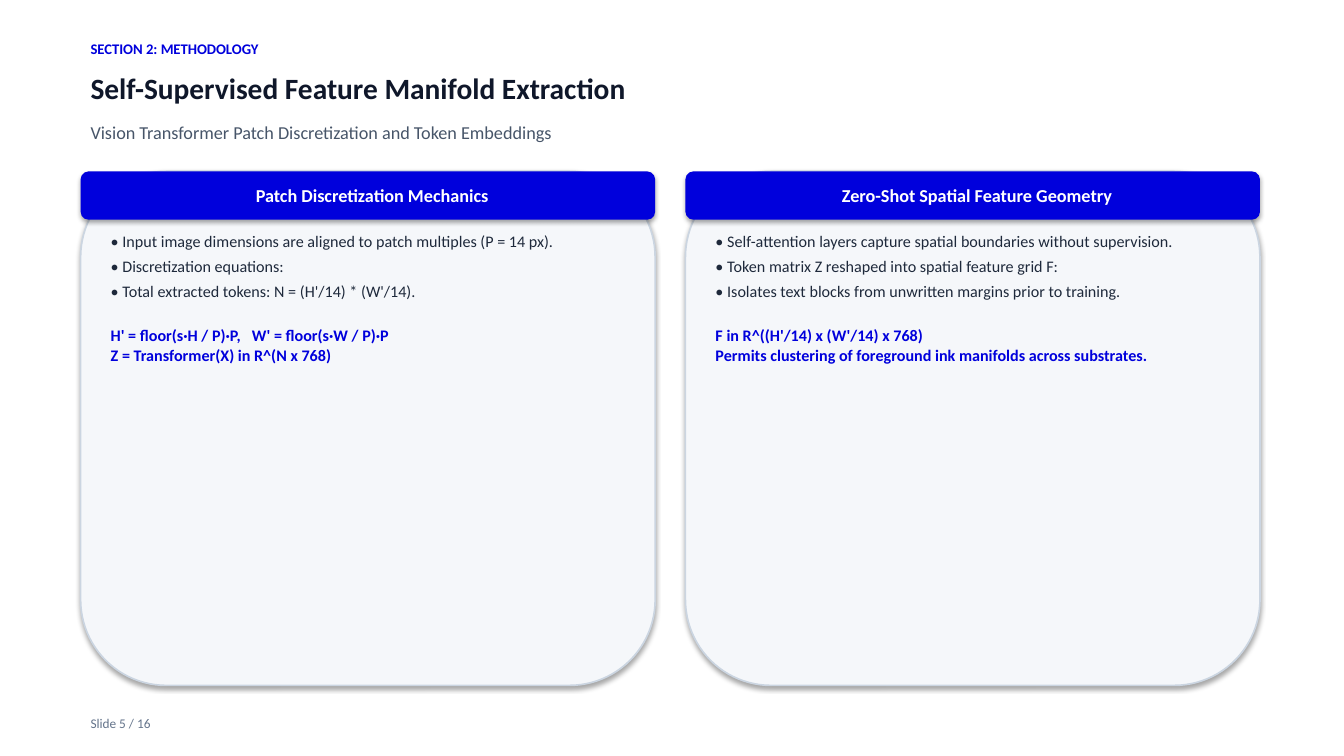
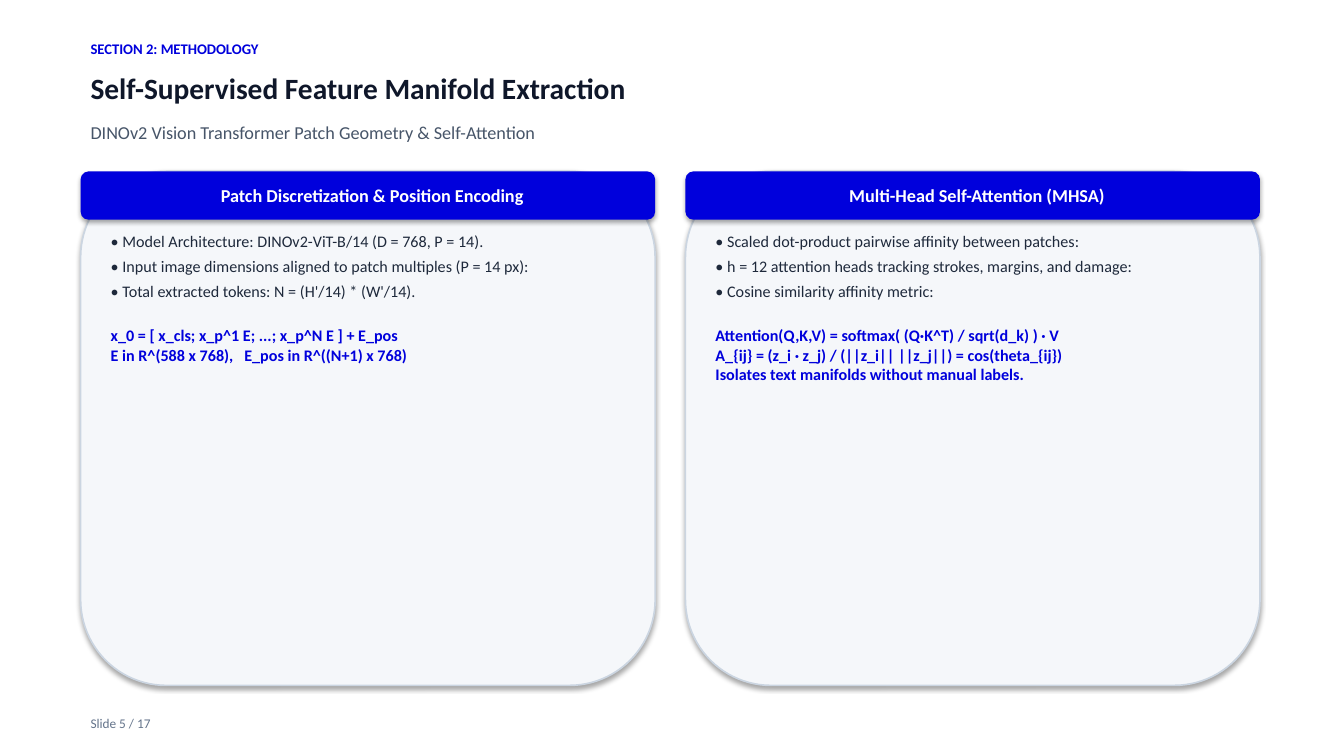
Before and after one commit to Dakshankarthic/Indic, a slide deck: slide 5 of docs/Archival_Manuscript_Layout_Analysis_Presentation.pptx. Drawn at 1344x756 pixels with LibreOffice and Linux fonts; fonts in the diff are those of the drawing. Boxes give left, top, right and bottom in pixels: in the first picture for what was removed or moved away, otherwise in the second. Text is boxed around its words. In the diff, an @@ line names an element or a change of style, - is before the commit and + after.

Commit message:
docs: add DINOv2 self-attention, nnUNet focal-dice loss, and CTC-OCR formulations to PowerPoint deck

```diff
--- a/docs/Archival_Manuscript_Layout_Analysis_Presentation.pptx
+++ b/docs/Archival_Manuscript_Layout_Analysis_Presentation.pptx
@@ text at bbox=[91, 126, 535, 142]: text changed @@
-Vision Transformer Patch Discretization and Token Embeddings
+DINOv2 Vision Transformer Patch Geometry & Self-Attention
@@ text in rounded rectangle at bbox=[221, 189, 523, 205]: text changed @@
-Patch Discretization Mechanics
+Patch Discretization & Position Encoding
@@ text in rounded rectangle at bbox=[849, 188, 1104, 205]: text changed @@
-Zero-Shot Spatial Feature Geometry
+Multi-Head Self-Attention (MHSA)
@@ text at bbox=[122, 235, 528, 275]: text changed @@
-• Input image dimensions are aligned to patch multiples (P = 14 px).
-• Discretization equations:
+• Model Architecture: DINOv2-ViT-B/14 (D = 768, P = 14).
+• Input image dimensions aligned to patch multiples (P = 14 px):
@@ text at bbox=[715, 235, 1132, 380]: text changed; text colour #1E293B to #0000DC; bold on @@
-• Self-attention layers capture spatial boundaries without supervision.
-• Token matrix Z reshaped into spatial feature grid F:
-• Isolates text blocks from unwritten margins prior to training.
-F in R^((H'/14) x (W'/14) x 768)
-Permits clustering of foreground ink manifolds across substrates.
+• Scaled dot-product pairwise affinity between patches:
+• h = 12 attention heads tracking strokes, margins, and damage:
+• Cosine similarity affinity metric:
+Attention(Q,K,V) = softmax( (Q·K^T) / sqrt(d_k) ) · V
+A_{ij} = (z_i · z_j) / (||z_i|| ||z_j||) = cos(theta_{ij})
+Isolates text manifolds without manual labels.
@@ text at bbox=[111, 329, 407, 364]: text changed @@
-H' = floor(s·H / P)·P, W' = floor(s·W / P)·P
-Z = Transformer(X) in R^(N x 768)
+x_0 = [ x_cls; x_p^1 E; ...; x_p^N E ] + E_pos
+E in R^(588 x 768), E_pos in R^((N+1) x 768)
@@ text at bbox=[91, 719, 150, 728]: text changed @@
-Slide 5 / 16
+Slide 5 / 17
```
Also in this commit, not shown: 14 other slides changed, 1 slide added, 2 other files.
